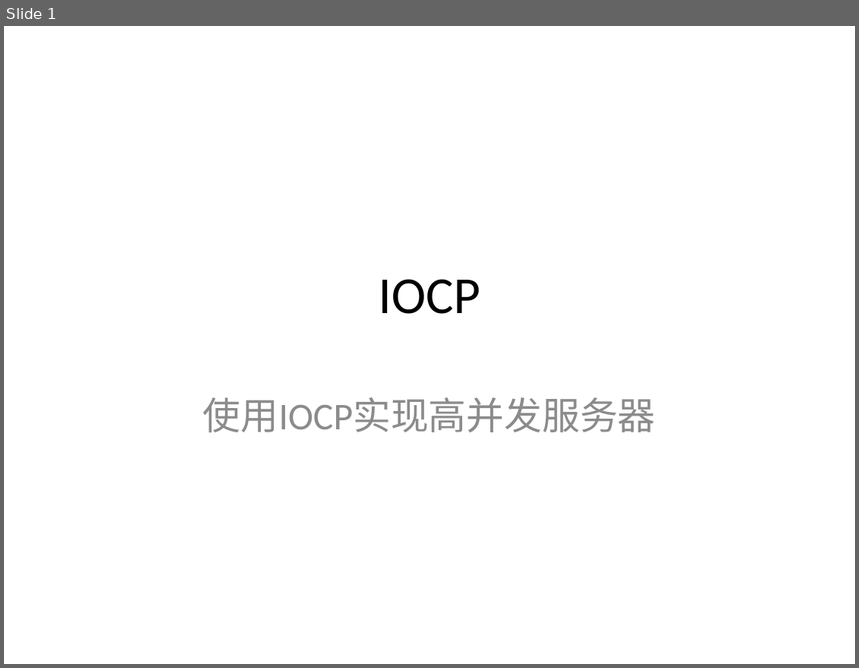
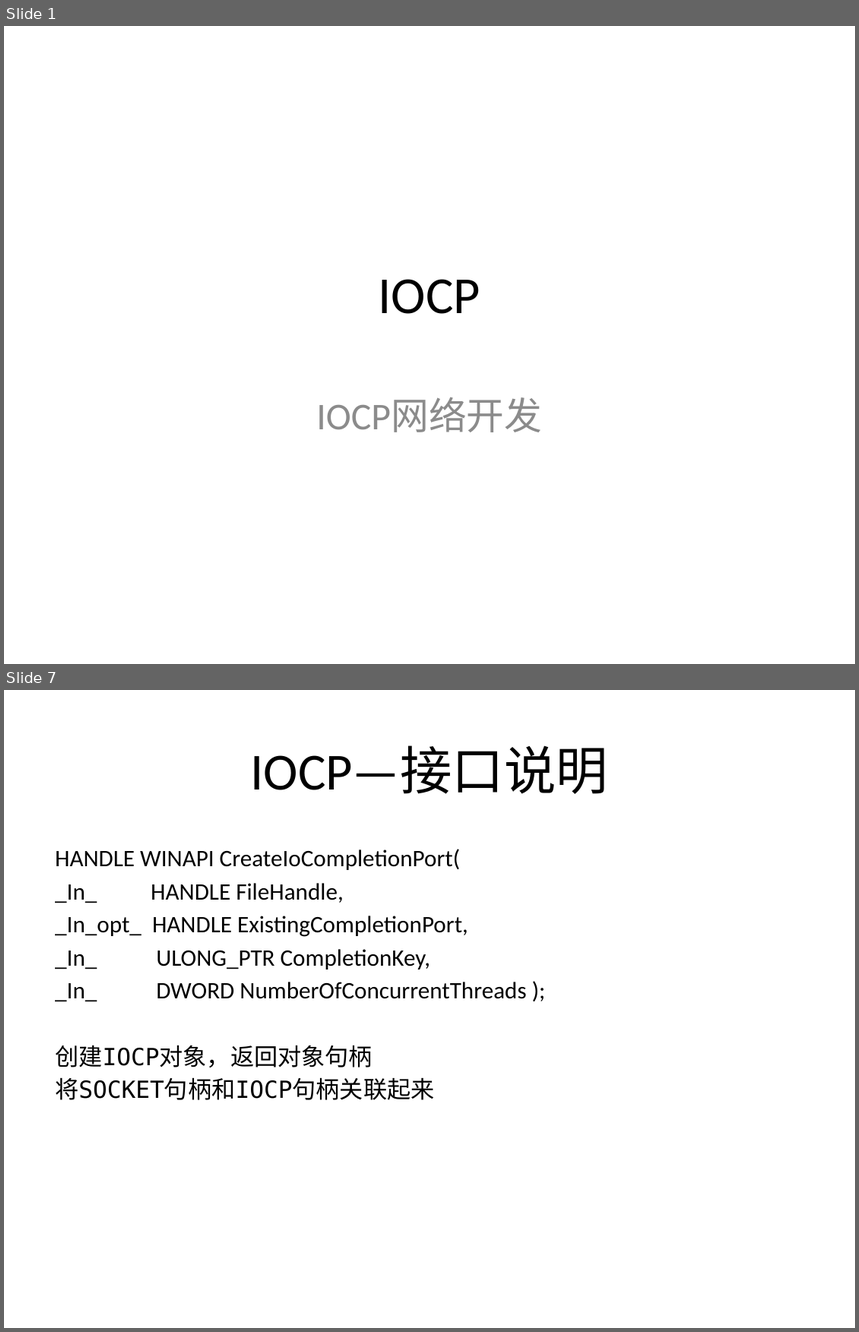
Before and after one commit to dxjeric/CompletionPort, a slide deck: Doc/IOCP.pptx. Shown one above the other, each under a label of ours: slide 1 before the commit, slides 1 and 7 after it; the slides between them are not shown. The pictures are 859x668 and 859x1332 pixels, drawn with LibreOffice and Linux fonts; fonts in the diff are those of the drawing; background and template pictures are left out. Boxes give left, top, right and bottom in pixels: in the first picture for what was removed or moved away, otherwise in the second. Text is boxed around its words. In the diff, an @@ line names an element or a change of style, - is before the commit and + after.

Commit message:
Completion Doc

```diff
--- a/Doc/IOCP.pptx
+++ b/Doc/IOCP.pptx
@@ slide 7 added at [4,690,855,1328], background picture (left out) @@
@@ title added at [251,746,608,794], 44 pt, text #000000 @@
+IOCP—接口说明
@@ text added at [55,849,526,1100], 20 pt, text #000000 @@
+HANDLE WINAPI CreateIoCompletionPort(
+_In_ HANDLE FileHandle,
+_In_opt_ HANDLE ExistingCompletionPort,
+_In_ ULONG_PTR CompletionKey,
+_In_ DWORD NumberOfConcurrentThreads );
+创建IOCP对象，返回对象句柄
+将SOCKET句柄和IOCP句柄关联起来
@@ slide 1 changed as well @@
@@ subtitle at [316,398,542,433]: text changed @@
-使用IOCP实现高并发服务器
+IOCP网络开发
```
Also in this commit, not shown: 13 other slides added.
